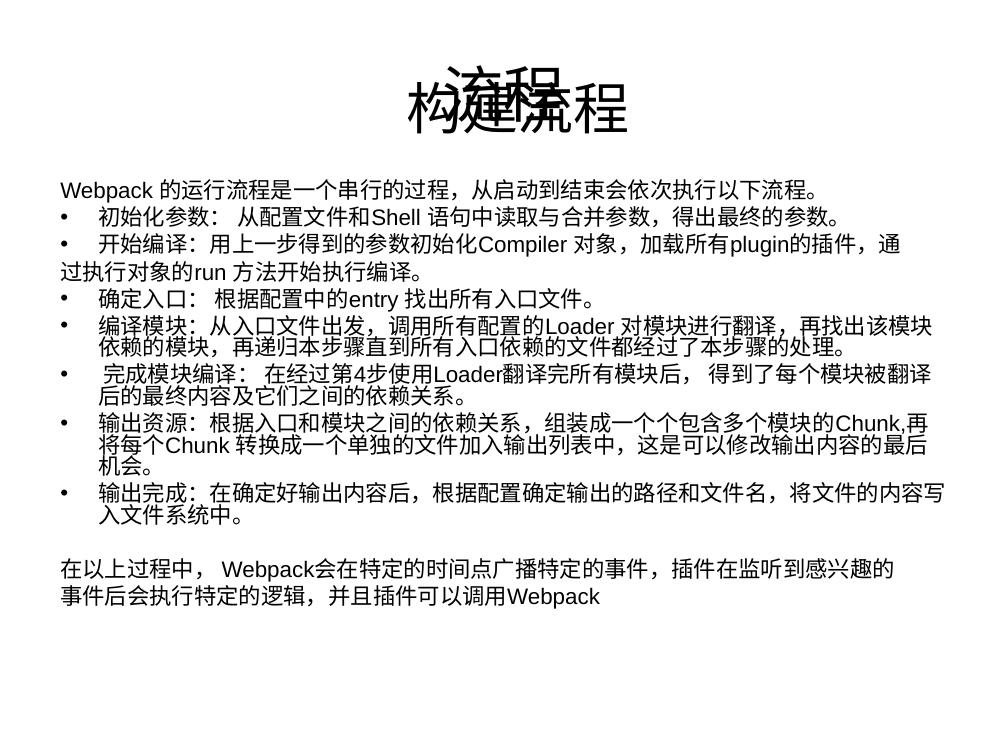
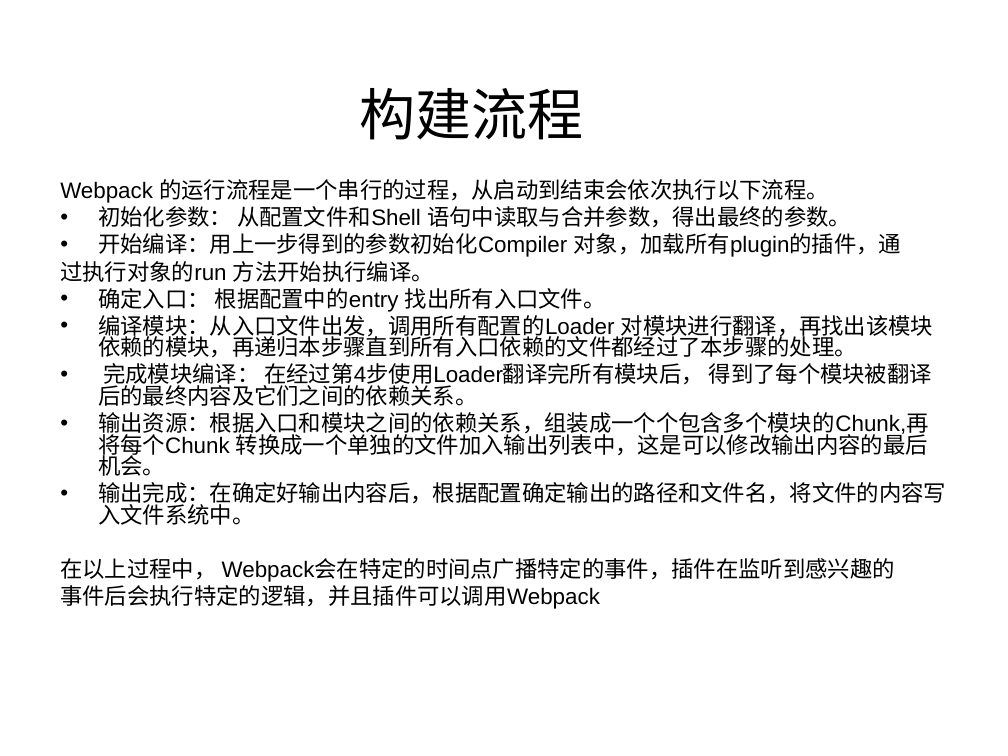
Before and after one commit to wangjiaoj/document, a slide deck: slide 7 of webpack/webpack教程.ppt. Drawn at 1008x756 pixels with LibreOffice and Linux fonts; fonts in the diff are those of the drawing. Boxes give left, top, right and bottom in pixels: in the first picture for what was removed or moved away, otherwise in the second. Text is boxed around its words. In the diff, an @@ line names an element or a change of style, - is before the commit and + after.

```diff
--- a/webpack/webpack教程.ppt
+++ b/webpack/webpack教程.ppt
@@ text "构建流程" rewrapped from box(406, 73, 630, 134) to box(360, 88, 584, 140) @@
@@ title removed at box(442, 65, 565, 133) @@
-流程
```
Also in this commit, not shown: 20 other slides changed, 1 slide added, 1 slide removed, 9 other files.
